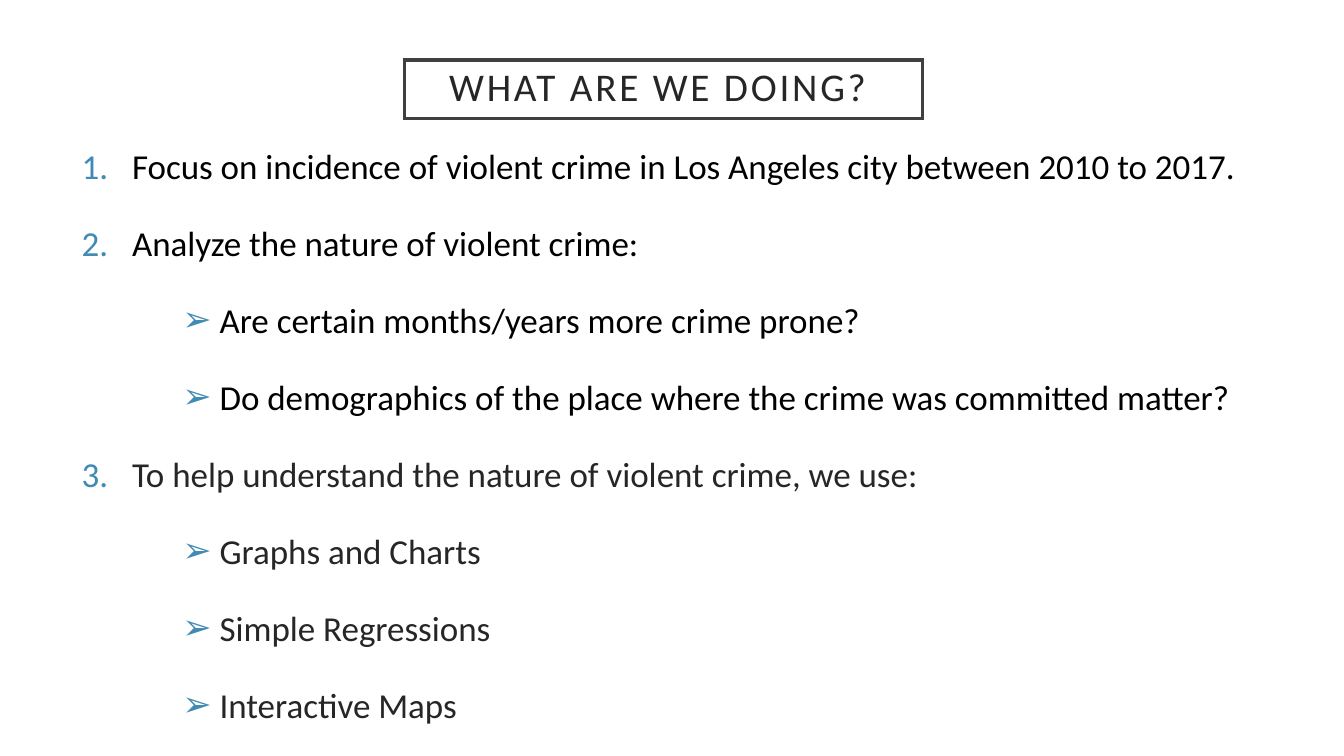
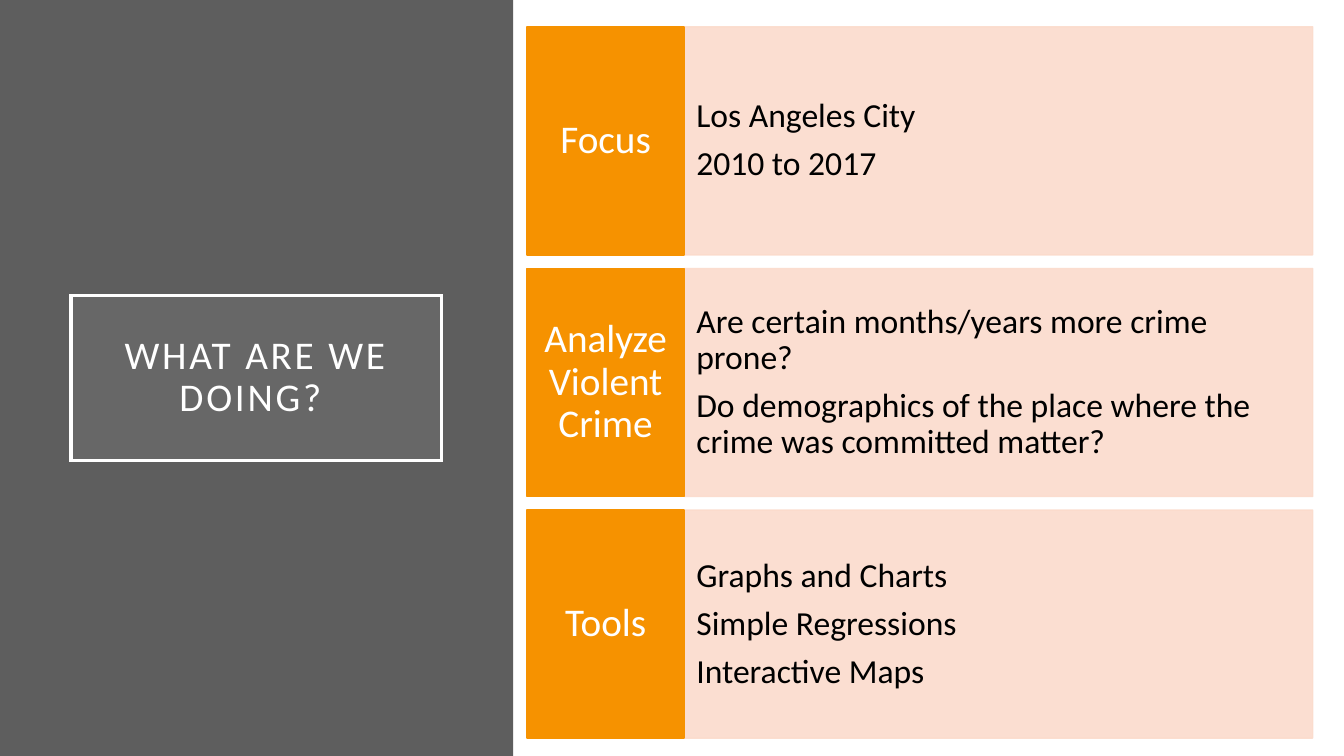
Before and after one commit to shrawantee/Project-Analysis-of-Violent-Crime-in-LA, a slide deck: slide 4 of Presentation/LACity Crime-Final Slides.pptx. Drawn at 1344x756 pixels with LibreOffice and Linux fonts; fonts in the diff are those of the drawing. Boxes give left, top, right and bottom in pixels: in the first picture for what was removed or moved away, otherwise in the second. Text is boxed around its words. In the diff, an @@ line names an element or a change of style, - is before the commit and + after.

Commit message:
1052

```diff
--- a/Presentation/LACity Crime-Final Slides.pptx
+++ b/Presentation/LACity Crime-Final Slides.pptx
@@ rectangle added at [0, 0, 513, 756], fill #5E5E5E @@
@@ text removed at [132, 154, 1235, 724] @@
-1. Focus on incidence of violent crime in Los Angeles city between 2010 to 2017.
-2. Analyze the nature of violent crime:
-        ➢ Are certain months/years more crime prone?
-        ➢ Do demographics of the place where the crime was committed matter?
-3. To help understand the nature of violent crime, we use:
-        ➢ Graphs and Charts
-        ➢ Simple Regressions
-        ➢ Interactive Maps
@@ title "WHAT ARE WE DOING?": place and size @@
-title "WHAT ARE WE DOING?" at [404, 59, 923, 119]
+title "WHAT ARE WE DOING?" at [71, 295, 442, 461]
@@ title "WHAT ARE WE DOING?" at [71, 295, 442, 461]: text colour #262626 to #FFFFFF; fill #FFFFFF to #9E9E9E at 15% opacity; outline #404040 2.5 pt to #FFFFFF 2.5 pt @@
@@ group added at [527, 27, 1314, 738]: 6 rectangles, 6 texts @@
+Los Angeles City
+2010 to 2017
+Focus
+Are certain months/years more crime prone?
+Do demographics of the place where the crime was committed matter?
+Analyze Violent Crime
+Graphs and Charts
+Simple Regressions
+Interactive Maps
+Tools
```
Also in this commit, not shown: 4 other slides changed, 3 slides added, 2 slides removed.
